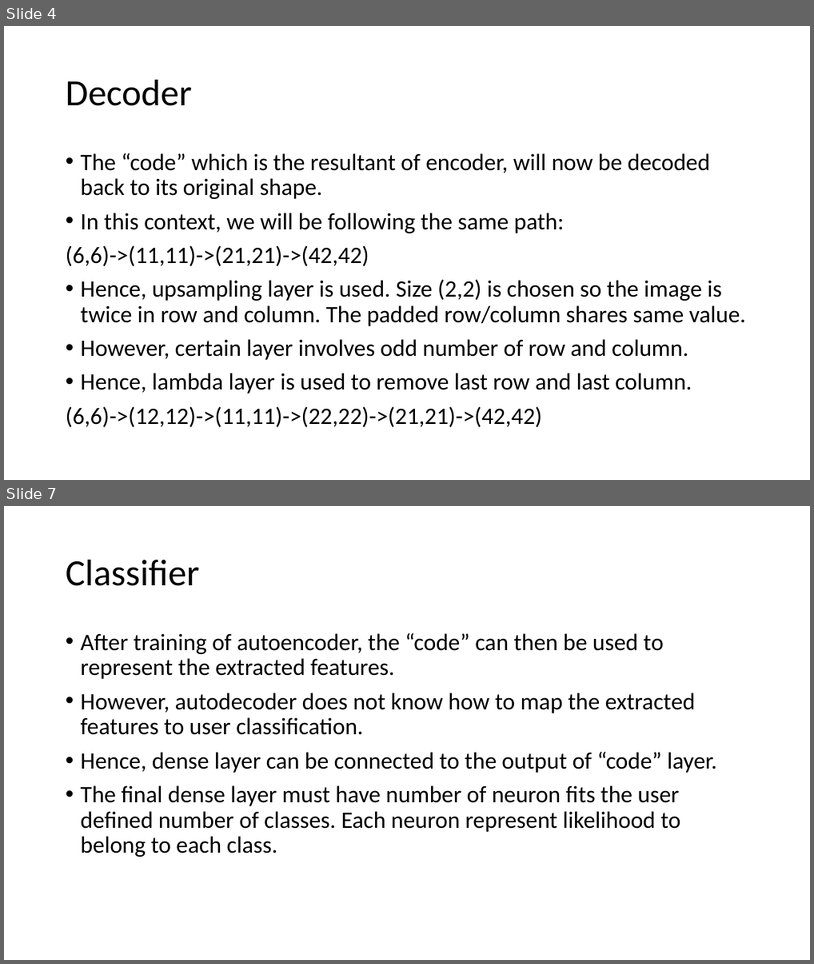
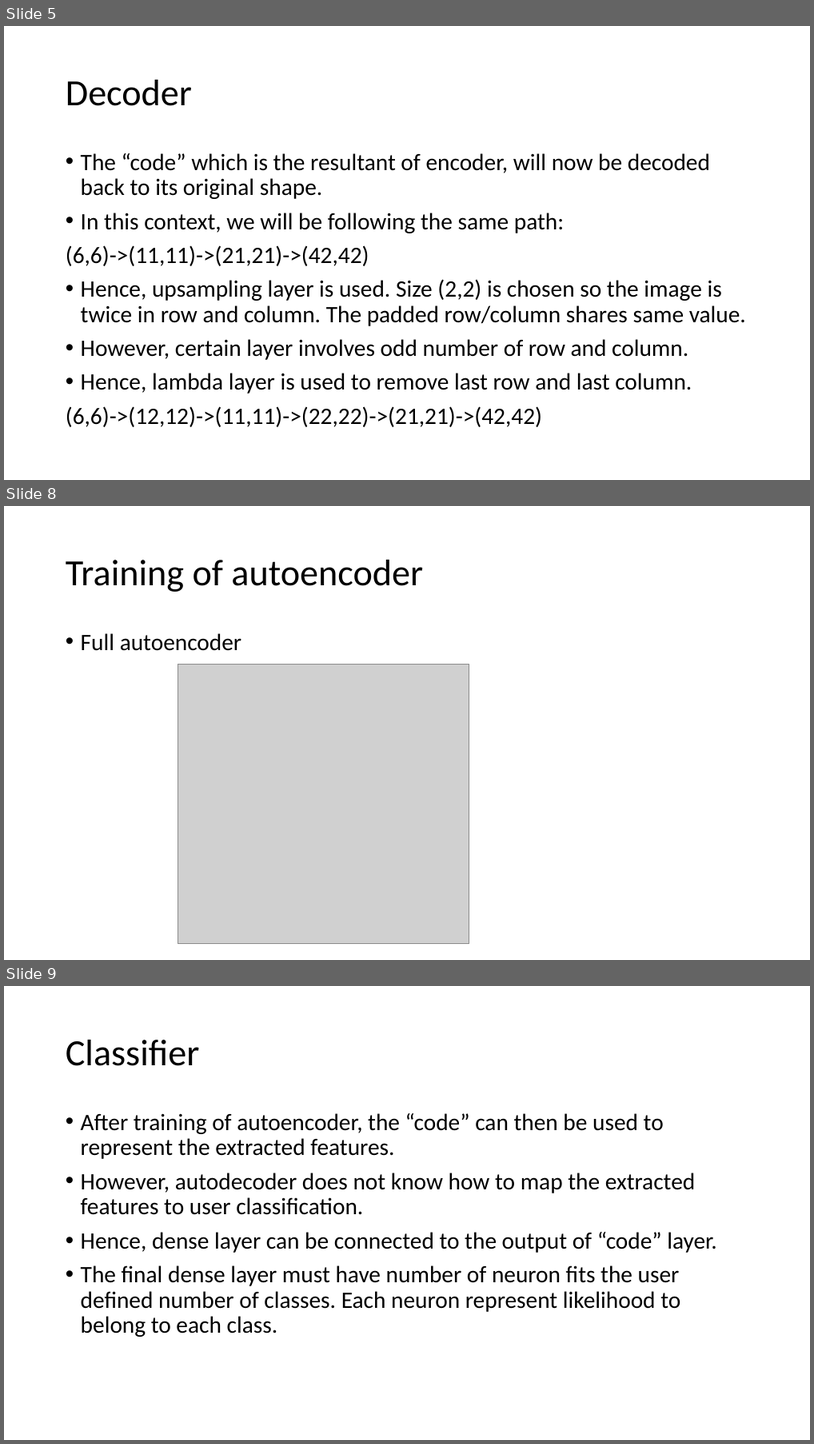
Before and after one commit to optimusium/psupr3, a slide deck: Autoencoder Classifier for Wafer resistance test map.pptx. Shown one above the other, each under a label of ours: slides 4 and 7 before the commit, slides 5, 8 and 9 after it; the slides between them are not shown. The pictures are 814x964 and 814x1444 pixels, drawn with LibreOffice and Linux fonts; fonts in the diff are those of the drawing; grey boxes stand for pictures. Boxes give left, top, right and bottom in pixels: in the first picture for what was removed or moved away, otherwise in the second. Text is boxed around its words. In the diff, an @@ line names an element or a change of style, - is before the commit and + after.

```diff
--- a/Autoencoder Classifier for Wafer resistance test map.pptx
+++ b/Autoencoder Classifier for Wafer resistance test map.pptx
@@ slide 8 added at [4,506,810,960], background #FFFFFF @@
@@ title added at [66,560,423,592], 44 pt, text #000000 @@
+Training of autoencoder
@@ text added at [81,633,242,651], 28 pt, text #000000 @@
+• Full autoencoder
@@ picture added at [178,664,470,943] @@
@@ what was slide 4 is now slide 5 @@
@@ what was slide 7 is now slide 9 @@
```
Also in this commit, not shown: 7 slides changed, 8 other slides added.
